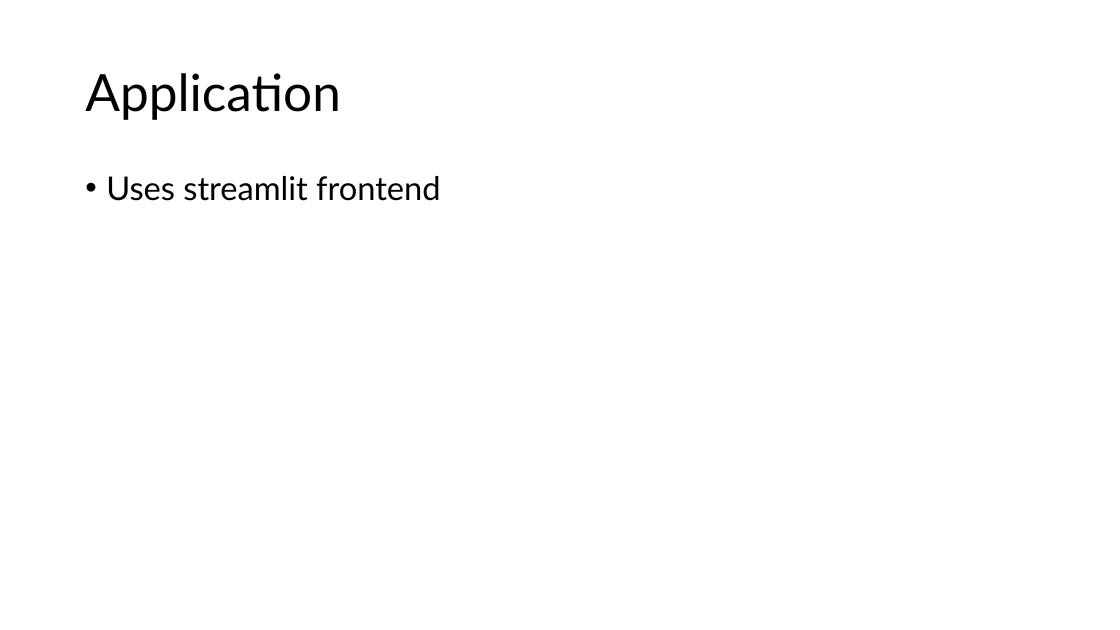
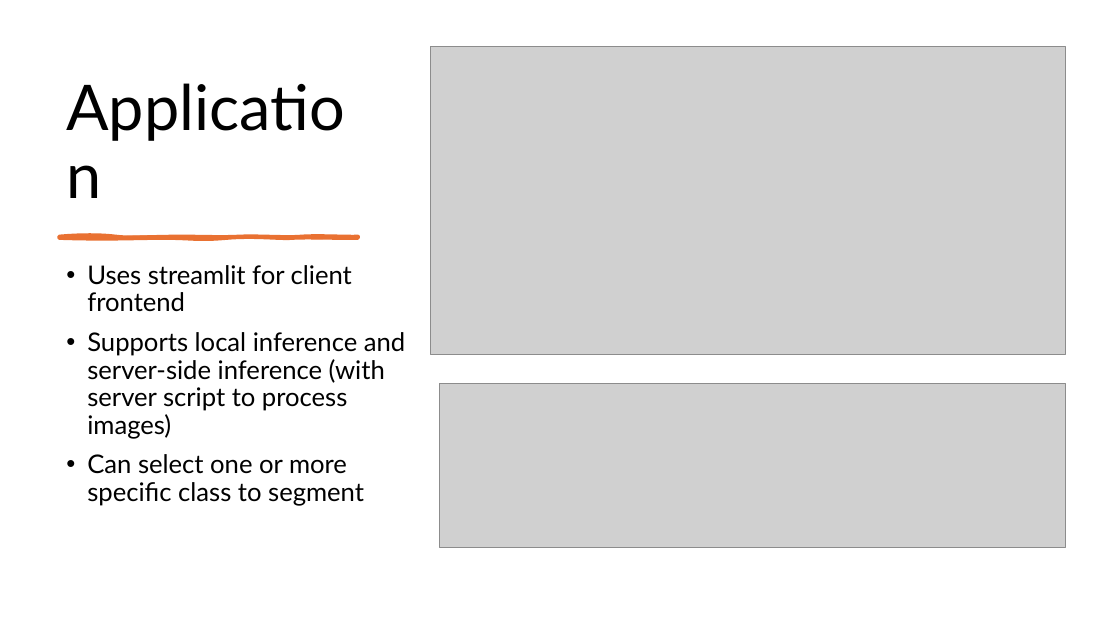
Before and after one commit to mnmartinez127/ai231mex5_groceryseg, a slide deck: slide 3 of ME 5 Presentation.pptx. Drawn at 1120x630 pixels with LibreOffice and Linux fonts; fonts in the diff are those of the drawing; grey boxes stand for pictures. Boxes give left, top, right and bottom in pixels: in the first picture for what was removed or moved away, otherwise in the second. Text is boxed around its words. In the diff, an @@ line names an element or a change of style, - is before the commit and + after.

```diff
--- a/ME 5 Presentation.pptx
+++ b/ME 5 Presentation.pptx
@@ title "Application": place and size @@
-title "Application" at [85,73,341,120]
+title "Application" at [58,59,373,217]
@@ title "Application" at [58,59,373,217]: size 44 to 54 pt; vertical alignment middle to bottom @@
@@ picture added at [431,47,1065,355] @@
@@ freeform shape added at [59,236,358,238], fill #E97132, outline #E97132 3 pt @@
@@ text at [87,265,405,506]: text changed; size 28 to 22 pt @@
-• Uses streamlit frontend
+• Uses streamlit for client frontend
+• Supports local inference and server-side inference (with server script to process images)
+• Can select one or more specific class to segment
@@ picture added at [439,383,1065,548] @@
```
Also in this commit, not shown: 1 other slide changed, 4 other files.
